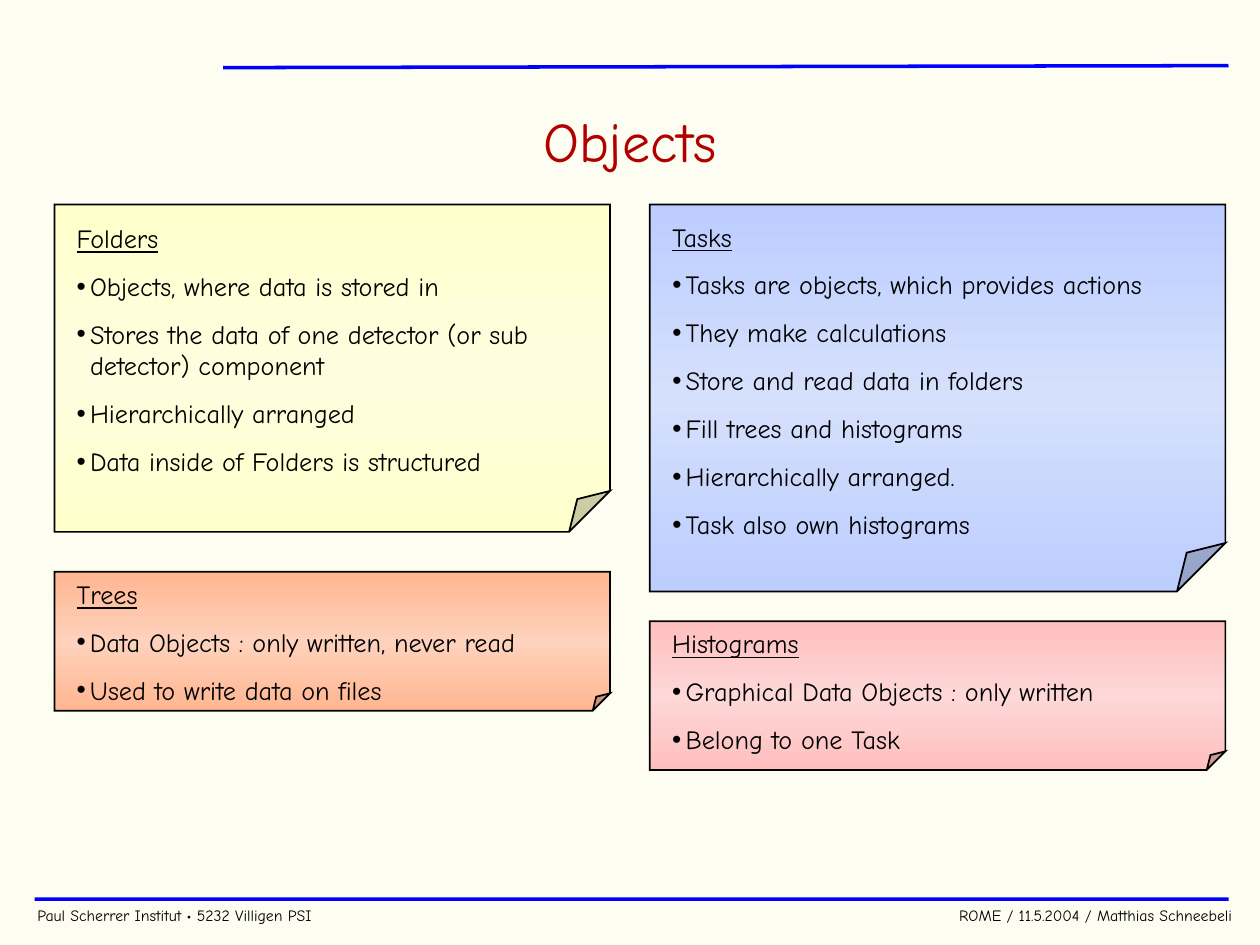
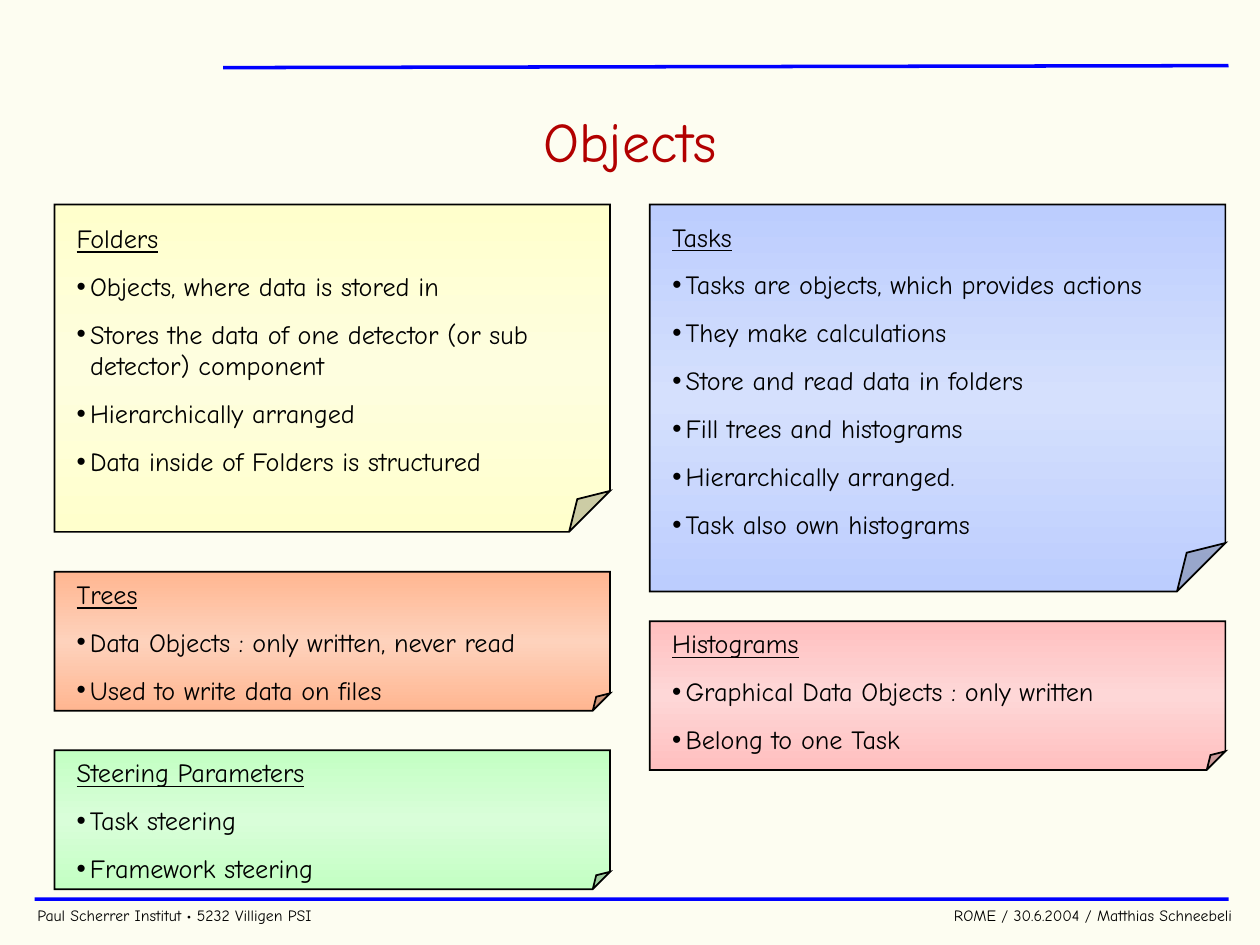
Before and after one commit to cjpl/rome, a slide deck: slide 6 of documentation/ROME.ppt. Drawn at 1260x945 pixels with LibreOffice and Linux fonts; fonts in the diff are those of the drawing; background and template pictures are left out. Boxes give left, top, right and bottom in pixels: in the first picture for what was removed or moved away, otherwise in the second. Text is boxed around its words. In the diff, an @@ line names an element or a change of style, - is before the commit and + after.

```diff
--- a/documentation/ROME.ppt
+++ b/documentation/ROME.ppt
@@ folded corner added at (x1=54, y1=750, x2=610, y2=888), fill gradient #C3FFC3 to #D9FED9, outline #000000 0.99 pt @@
@@ text added at (x1=77, y1=764, x2=313, y2=883), 15 pt, text #000000 @@
+Steering Parameters
+• Task steering
+• Framework steering
@@ text at (x1=37, y1=910, x2=1232, y2=924): text changed @@
-Paul Scherrer Institut • 5232 Villigen PSI ROME / 11.5.2004 / Matthias Schneebeli
+Paul Scherrer Institut • 5232 Villigen PSI ROME / 30.6.2004 / Matthias Schneebeli
```
Also in this commit, not shown: 28 other slides changed, 5 slides added, 1 slide removed, 48 other files.
